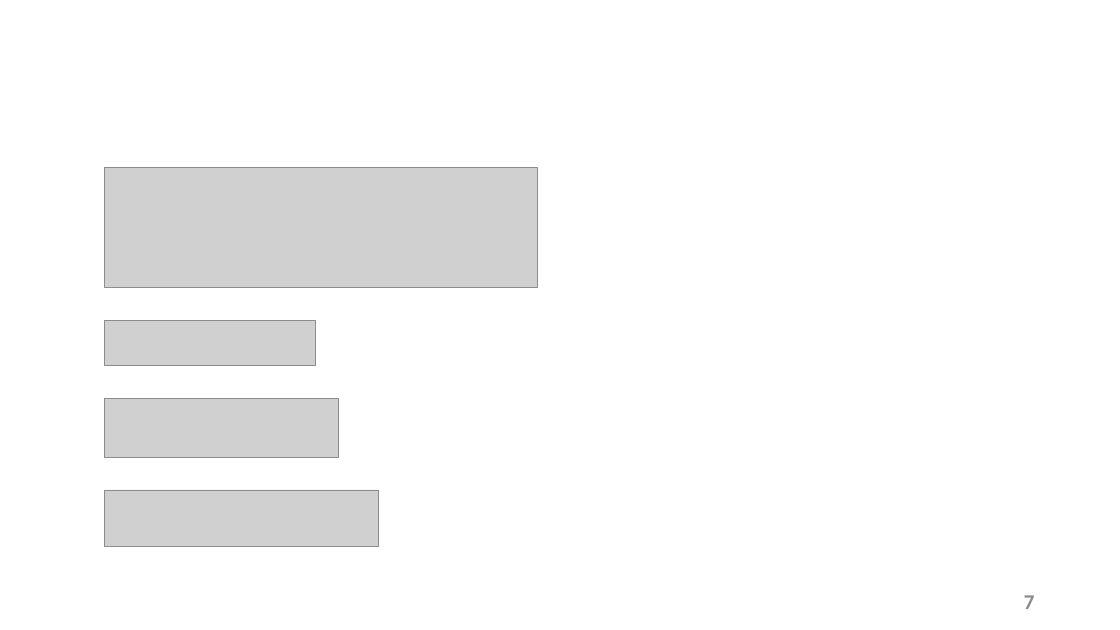
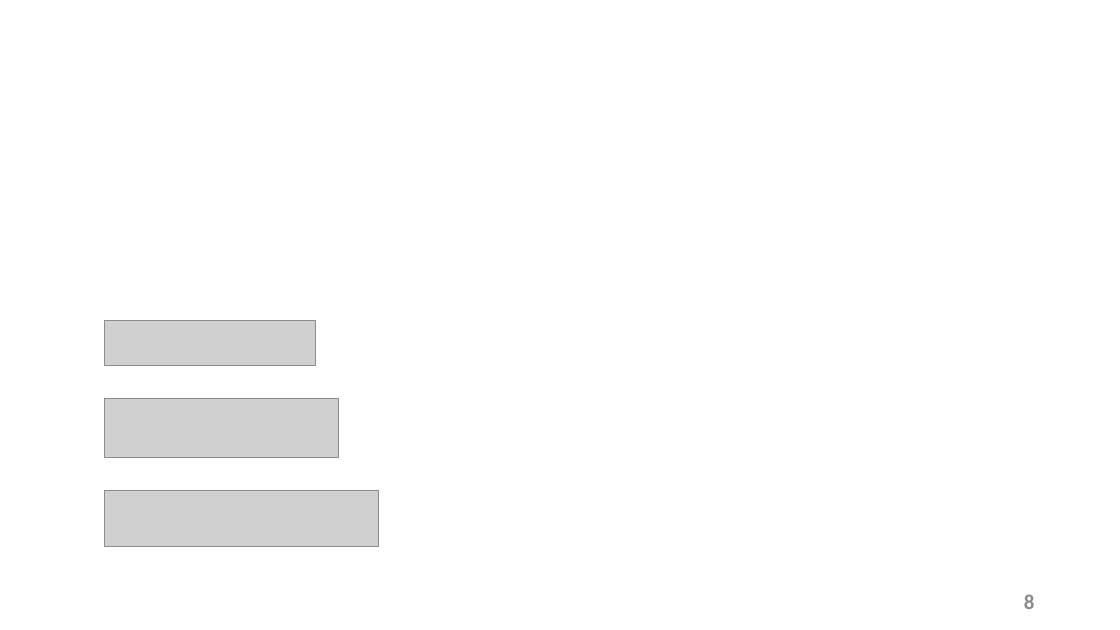
Before and after one commit to esaracin/compressive-sensing-cocktail-party-problem, a slide deck: slide 8 of slide/slides.pptx (slide 7 before the commit). Drawn at 1120x630 pixels with LibreOffice and Linux fonts; fonts in the diff are those of the drawing; grey boxes stand for pictures; background and template pictures are left out. Boxes give left, top, right and bottom in pixels: in the first picture for what was removed or moved away, otherwise in the second. Text is boxed around its words. In the diff, an @@ line names an element or a change of style, - is before the commit and + after.

```diff
--- a/slide/slides.pptx
+++ b/slide/slides.pptx
@@ picture removed at bbox=[104, 168, 537, 288] @@
@@ page number at bbox=[1024, 594, 1035, 609]: text changed @@
-7
+8
```
Also in this commit, not shown: 4 other slides changed, 1 slide added, 1 other file.
